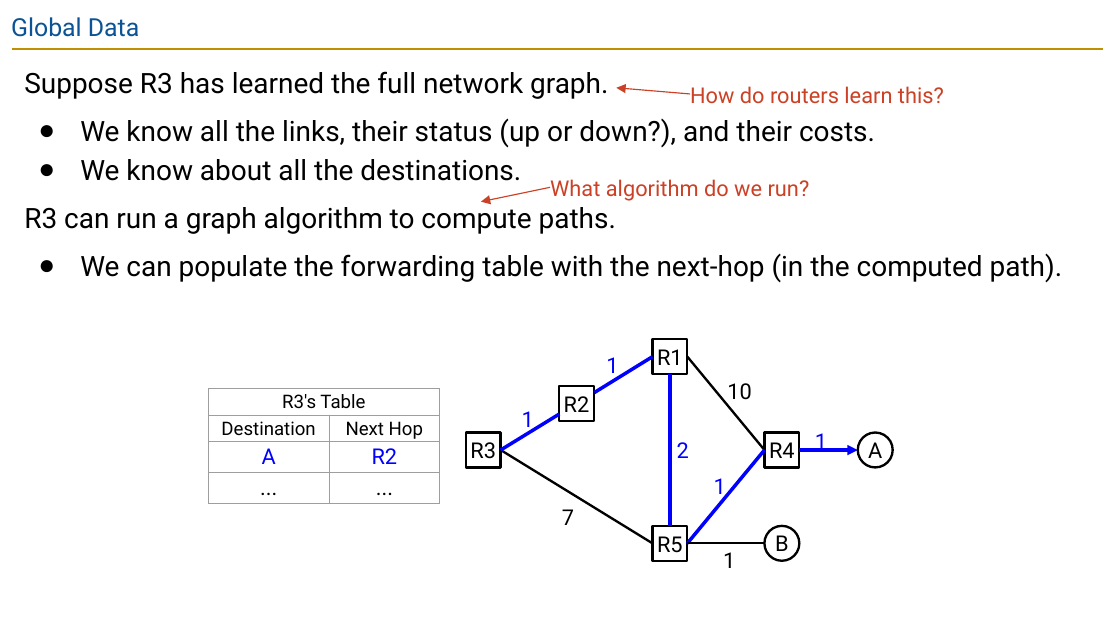
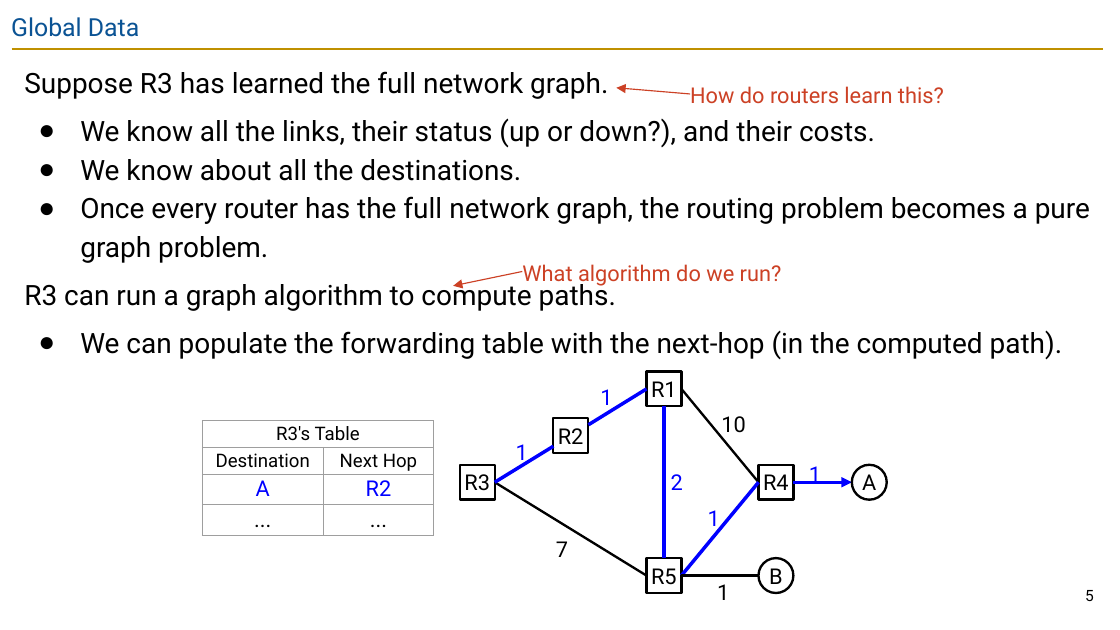
Before and after one commit to guhofstra/CSC175Sp26, a slide deck: slide 5 of PPTs/Lecture 5.3 - Link-State.pptx. Drawn at 1120x630 pixels with LibreOffice and Linux fonts; fonts in the diff are those of the drawing. Boxes give left, top, right and bottom in pixels: in the first picture for what was removed or moved away, otherwise in the second. Text is boxed around its words. In the diff, an @@ line names an element or a change of style, - is before the commit and + after.

```diff
--- a/PPTs/Lecture 5.3 - Link-State.pptx
+++ b/PPTs/Lecture 5.3 - Link-State.pptx
@@ text at (x1=80, y1=196, x2=1090, y2=263): paragraph added @@
+● Once every router has the full network graph, the routing problem becomes a pure graph problem.
@@ text "What algorithm do we run?" moved from (x1=550, y1=179, x2=810, y2=201) to (x1=522, y1=264, x2=782, y2=287) @@
@@ arrow moved from (550, 187) - (480, 202) to (522, 271) - (454, 286) @@
@@ table resized from (x1=208, y1=389, x2=440, y2=630) to (x1=203, y1=420, x2=435, y2=535) @@
@@ 3 texts, 2 rectangles, 1 ellipse, 1 line moved together from (x1=501, y1=357, x2=800, y2=561) to (x1=495, y1=389, x2=793, y2=592) @@
@@ 6 lines, 5 texts, 3 rectangles, 1 ellipse, 1 arrow moved together from (x1=466, y1=339, x2=893, y2=568) to (x1=460, y1=372, x2=887, y2=600) @@
@@ page number added at (x1=1085, y1=590, x2=1094, y2=601), 10 pt, text #000000 @@
+5
```
Also in this commit, not shown: 18 other slides changed, 1 slide added, 5 other files.
